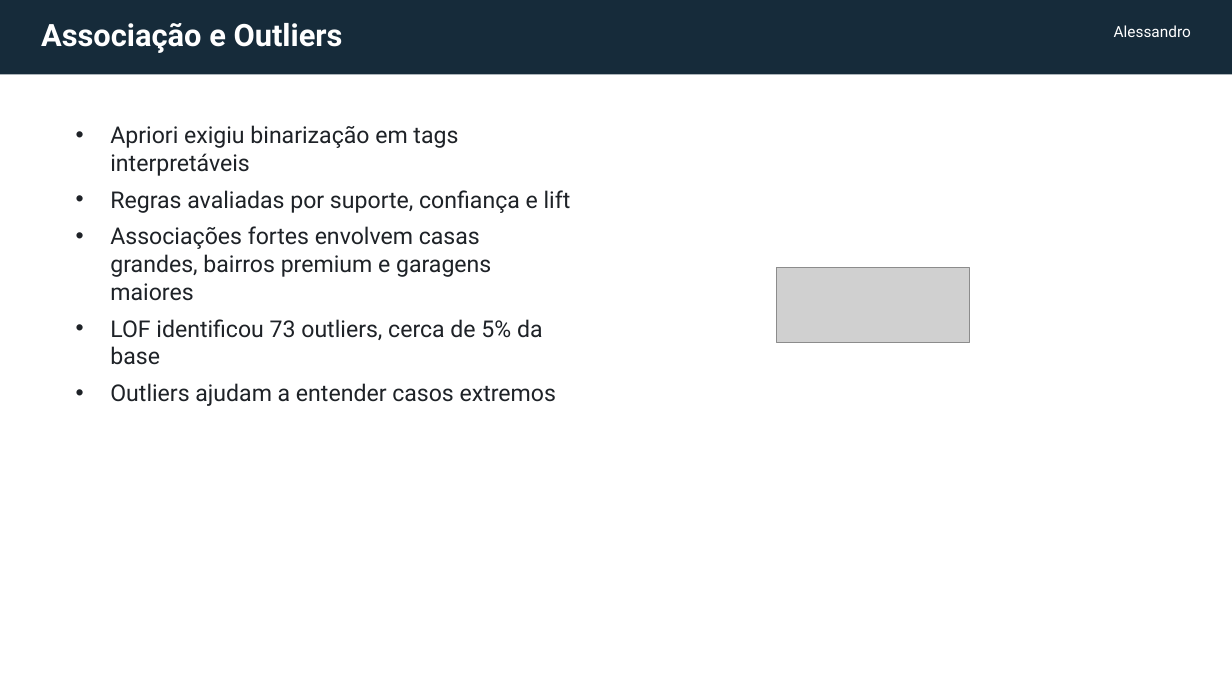
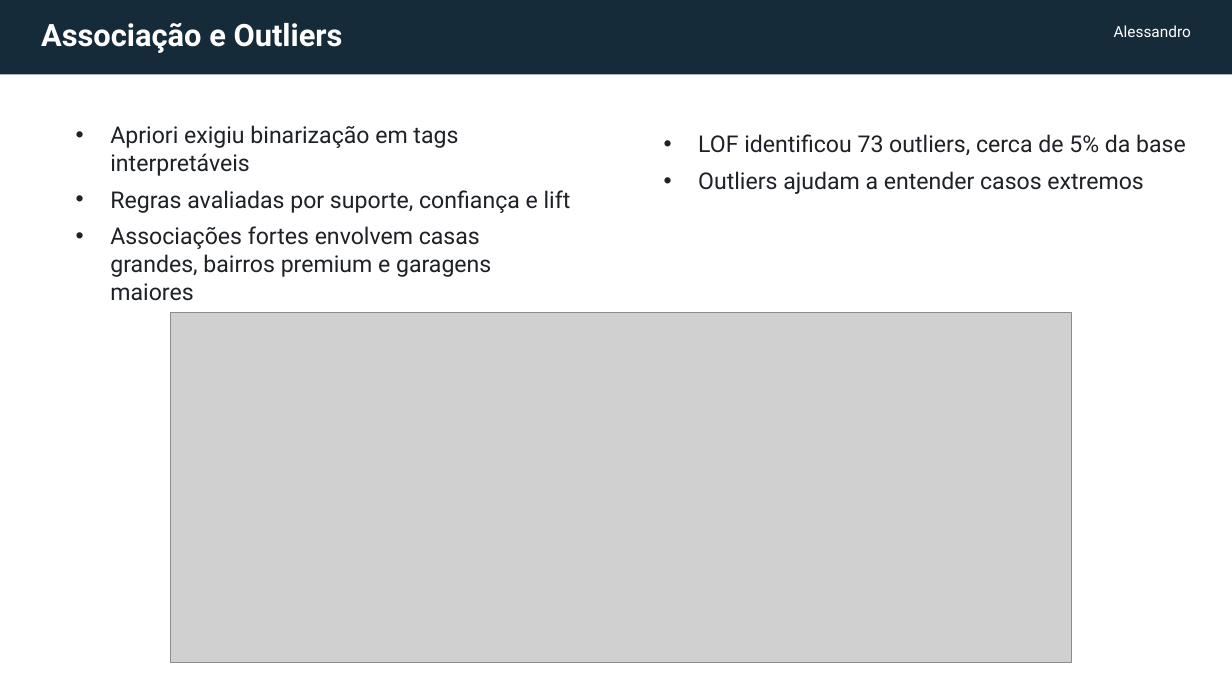
Before and after one commit to luisflipefv/analise-de-dados-c3, a slide deck: slide 9 of slides/apresentacao_house_prices_c3.pptx. Drawn at 1232x693 pixels with LibreOffice and Linux fonts; fonts in the diff are those of the drawing; grey boxes stand for pictures. Boxes give left, top, right and bottom in pixels: in the first picture for what was removed or moved away, otherwise in the second. Text is boxed around its words. In the diff, an @@ line names an element or a change of style, - is before the commit and + after.

```diff
--- a/slides/apresentacao_house_prices_c3.pptx
+++ b/slides/apresentacao_house_prices_c3.pptx
@@ text added at [698, 134, 1186, 194], 18 pt, text #1E2227 @@
+• LOF identificou 73 outliers, cerca de 5% da base
+• Outliers ajudam a entender casos extremos
@@ text at [110, 319, 556, 406]: paragraphs removed @@
-• LOF identificou 73 outliers, cerca de 5% da base
-• Outliers ajudam a entender casos extremos
@@ picture: place and size @@
-picture at [776, 267, 970, 342]
+picture at [170, 313, 1072, 663]
```
Also in this commit, not shown: 10 other slides changed, 1 slide added, 1 slide removed, 1 other file.
